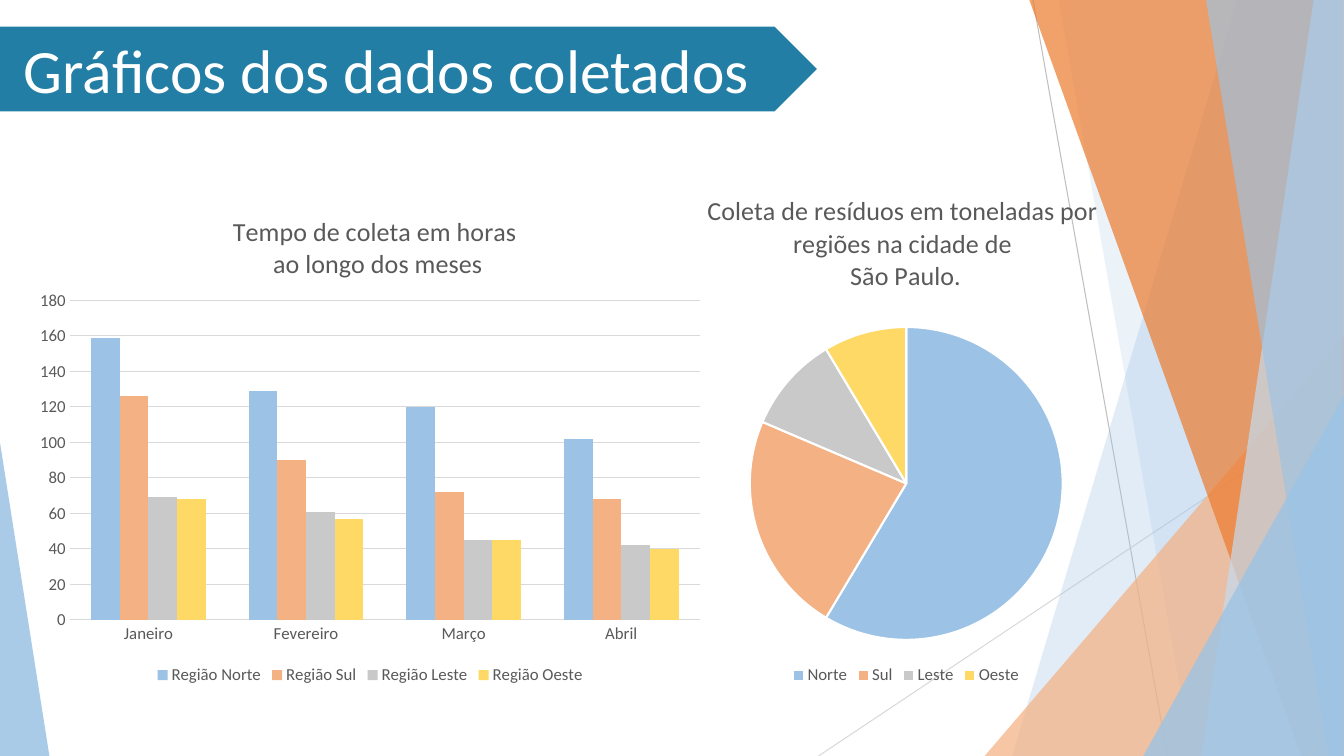
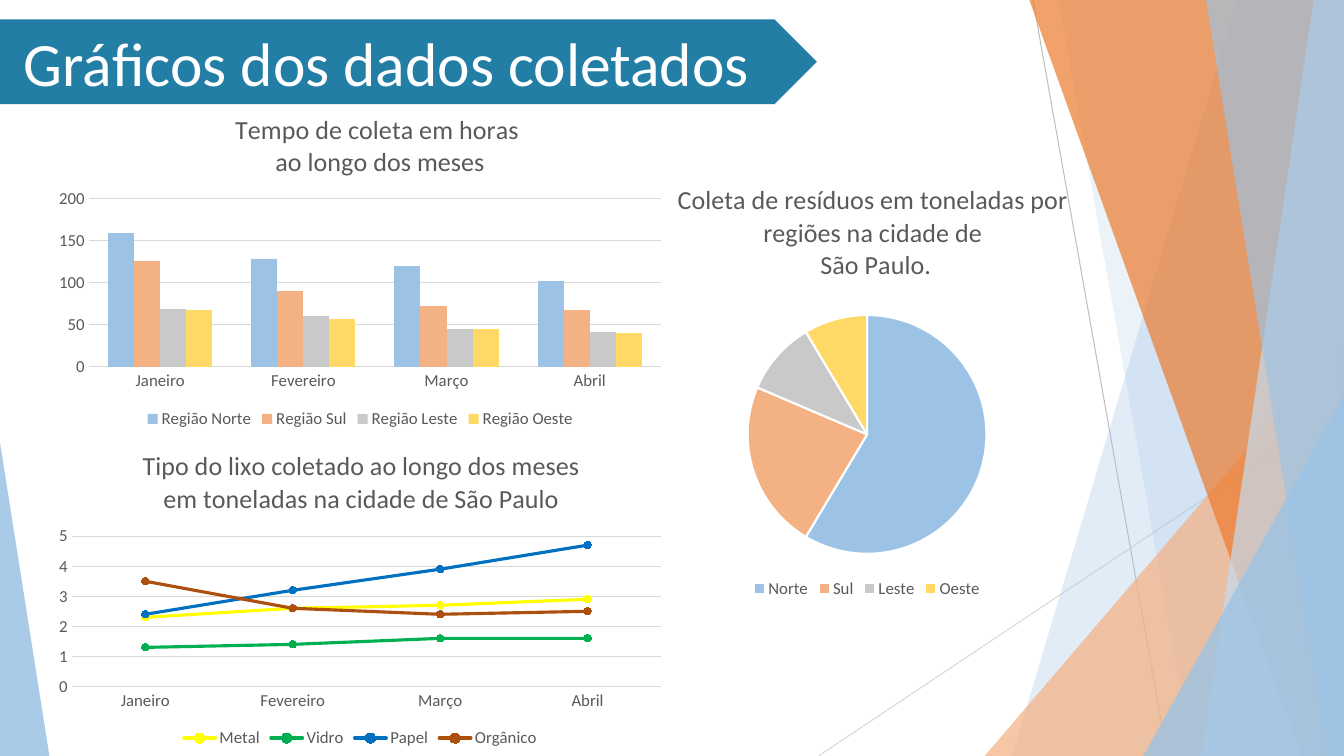
Before and after one commit to Stefany-hub/Projeto2.0, a slide deck: slide 17 of apresentação/MIT PPT (Projeto 2.0).pptx. Drawn at 1344x756 pixels with LibreOffice and Linux fonts; fonts in the diff are those of the drawing; background and template pictures are left out. Boxes give left, top, right and bottom in pixels: in the first picture for what was removed or moved away, otherwise in the second. Text is boxed around its words. In the diff, an @@ line names an element or a change of style, - is before the commit and + after.

```diff
--- a/apresentação/MIT PPT (Projeto 2.0).pptx
+++ b/apresentação/MIT PPT (Projeto 2.0).pptx
@@ pentagon arrow "Gráficos dos dados coletados": place and size @@
-pentagon arrow "Gráficos dos dados coletados" at box(0, 26, 817, 111)
+pentagon arrow "Gráficos dos dados coletados" at box(0, 19, 817, 104)
@@ column chart: place and size @@
-column chart at box(26, 191, 714, 690)
+column chart at box(46, 95, 674, 433)
@@ pie chart: place and size @@
-pie chart at box(623, 191, 1190, 690)
+pie chart at box(613, 179, 1122, 603)
@@ line chart added at box(46, 433, 674, 752) @@
+title "Tipo do lixo coletado ao longo dos meses em toneladas na cidade de São Paulo "
+categories: Janeiro, Fevereiro, Março, Abril
+Metal: 2.3, 2.6, 2.7, 2.9
+Vidro: 1.3, 1.4, 1.6, 1.6
+Papel: 2.4, 3.2, 3.9, 4.7
+Orgânico: 3.5, 2.6, 2.4, 2.5
```
Also in this commit, not shown: 20 other files.
